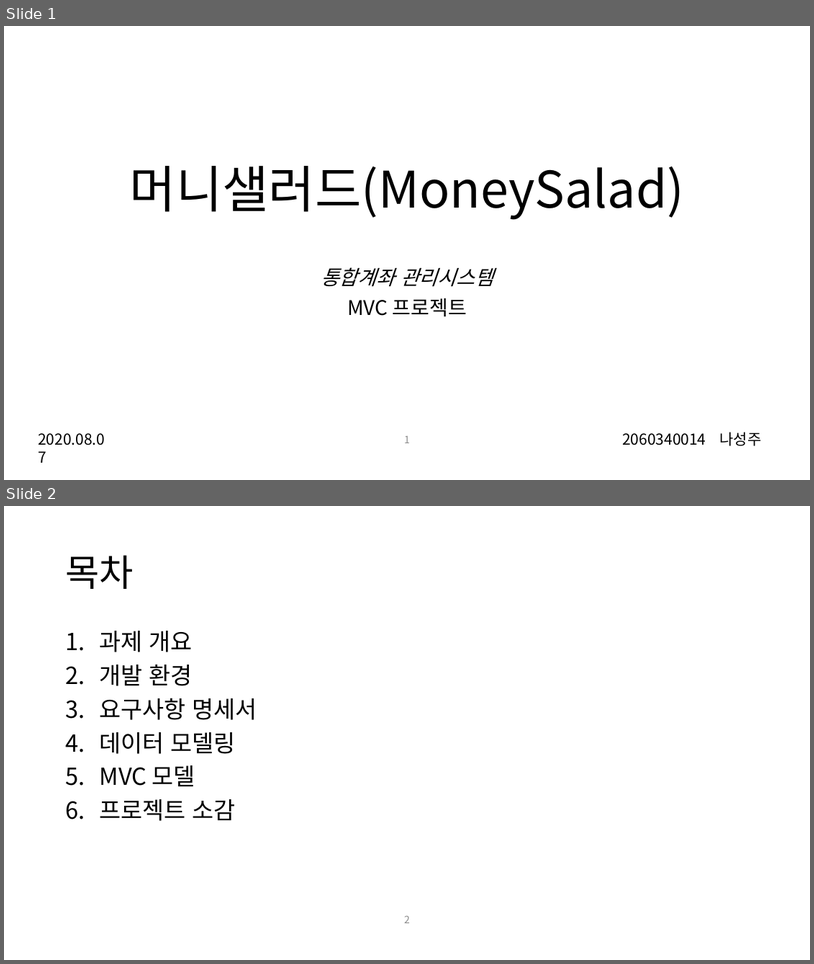
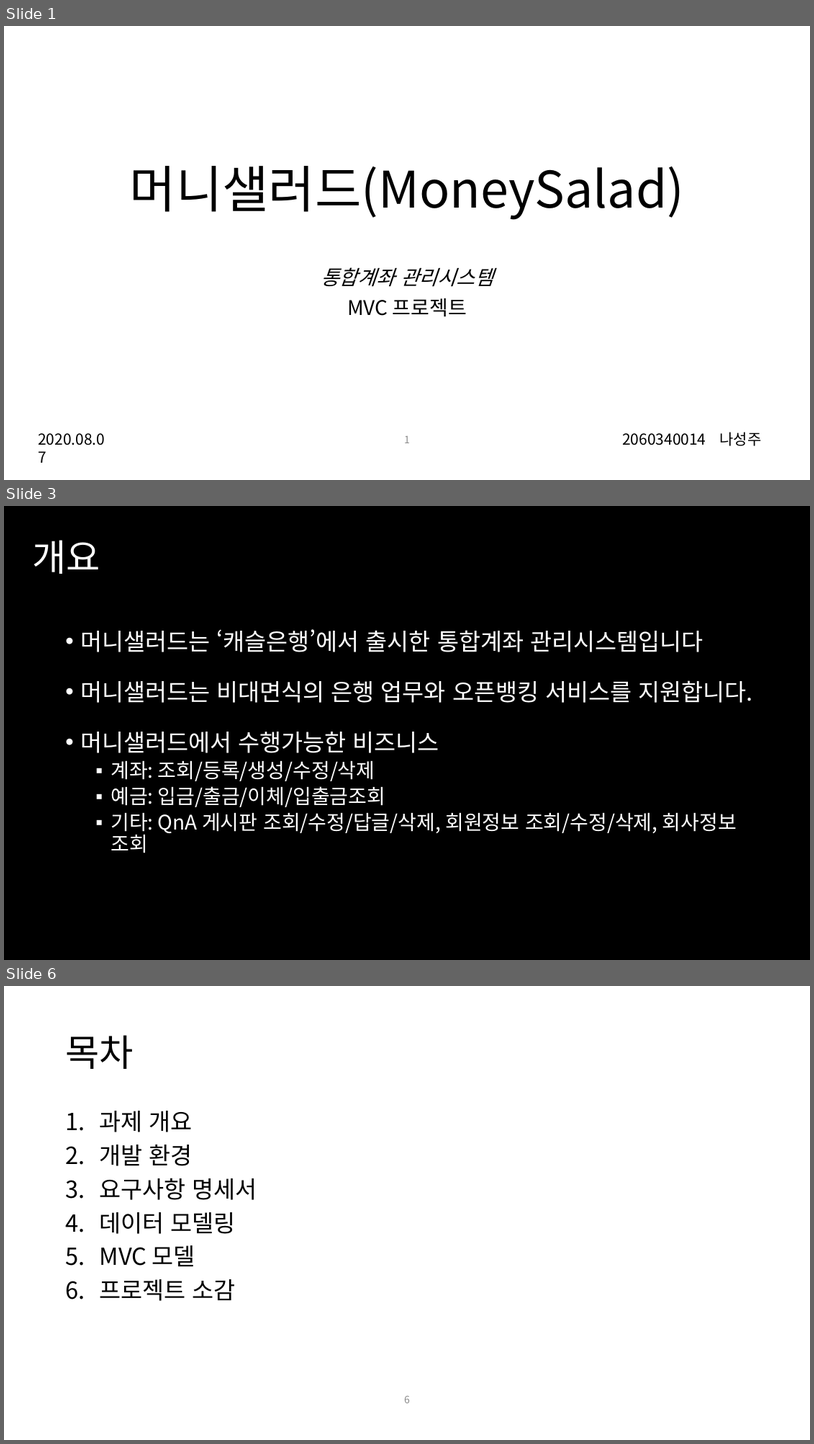
Before and after one commit to nacastle/kopo-MoneySalad, a slide deck: 머니샐러드_포트폴리오.pptx. Shown one above the other, each under a label of ours: slides 1 and 2 before the commit, slides 1, 3 and 6 after it; the slides between them are not shown. The pictures are 814x964 and 814x1444 pixels, drawn with LibreOffice and Linux fonts; fonts in the diff are those of the drawing. Boxes give left, top, right and bottom in pixels: in the first picture for what was removed or moved away, otherwise in the second. Text is boxed around its words. In the diff, an @@ line names an element or a change of style, - is before the commit and + after.

```diff
--- a/머니샐러드_포트폴리오.pptx
+++ b/머니샐러드_포트폴리오.pptx
@@ slide 3 added at [4, 506, 810, 960], background #000000 @@
@@ title added at [32, 540, 100, 574], 44 pt, text #FFFFFF @@
+개요
@@ text added at [80, 629, 753, 853], 28 pt, text #FFFFFF @@
+• 머니샐러드는 ‘캐슬은행’에서 출시한 통합계좌 관리시스템입니다
+• 머니샐러드는 비대면식의 은행 업무와 오픈뱅킹 서비스를 지원합니다.
+• 머니샐러드에서 수행가능한 비즈니스
+  ▪ 계좌: 조회/등록/생성/수정/삭제
+  ▪ 예금: 입금/출금/이체/입출금조회
+  ▪ 기타: QnA 게시판 조회/수정/답글/삭제, 회원정보 조회/수정/삭제, 회사정보 조회
@@ what was slide 2 is now slide 6 @@
@@ page number at [404, 1395, 410, 1403]: text changed @@
-2
+6
```
Also in this commit, not shown: 3 other slides added, 19 other files.
